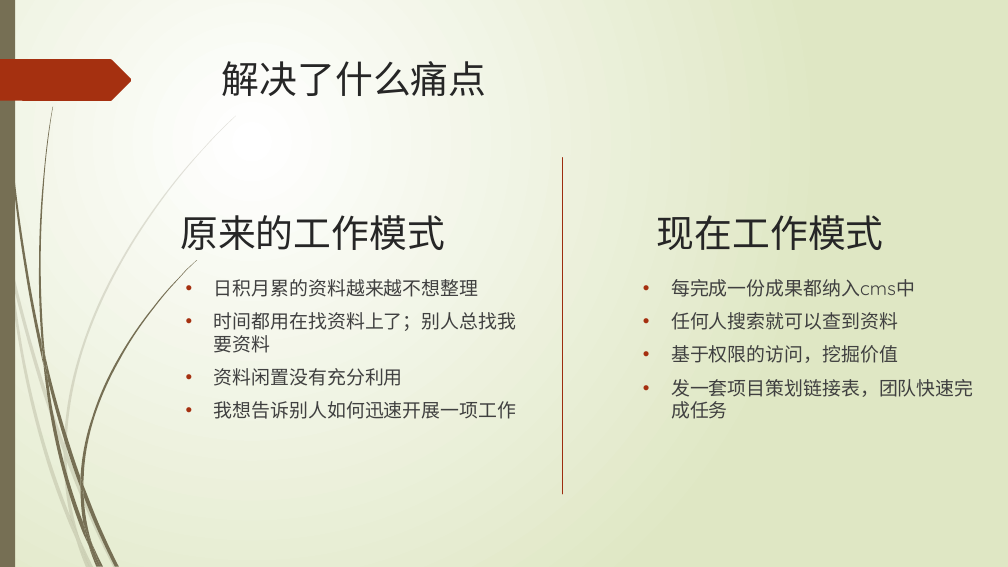
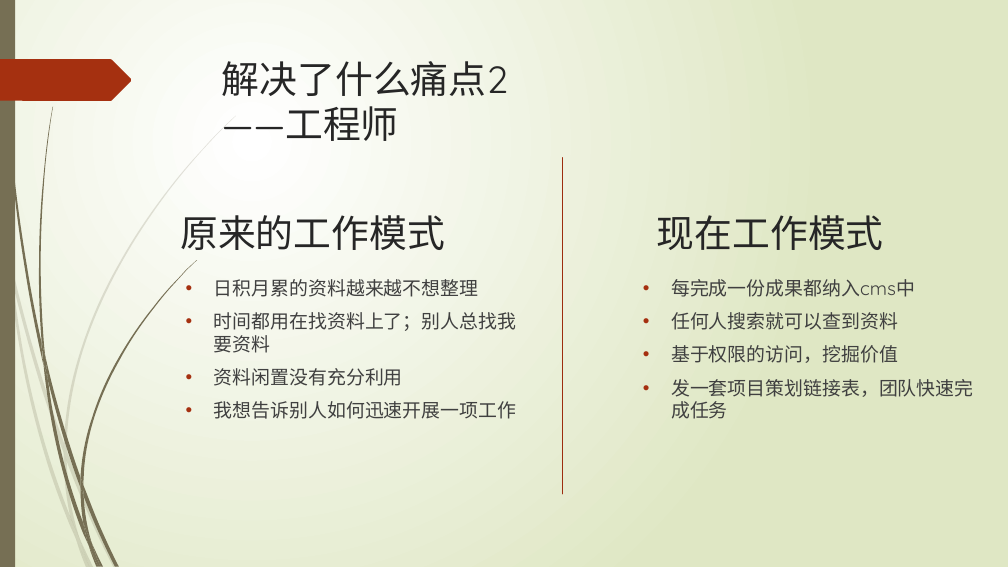
Before and after one commit to 3xxx/StandardMS, a slide deck: slide 4 of document/HydroCMS水利档案管理-展示.pptx (slide 3 before the commit). Drawn at 1008x567 pixels with LibreOffice and Linux fonts; fonts in the diff are those of the drawing. Boxes give left, top, right and bottom in pixels: in the first picture for what was removed or moved away, otherwise in the second. Text is boxed around its words. In the diff, an @@ line names an element or a change of style, - is before the commit and + after.

```diff
--- a/document/HydroCMS水利档案管理-展示.pptx
+++ b/document/HydroCMS水利档案管理-展示.pptx
@@ title at (222, 61, 508, 141): text changed @@
-解决了什么痛点
+解决了什么痛点2
+——工程师
```
Also in this commit, not shown: 6 other slides changed, 3 slides added, 20 other files.
